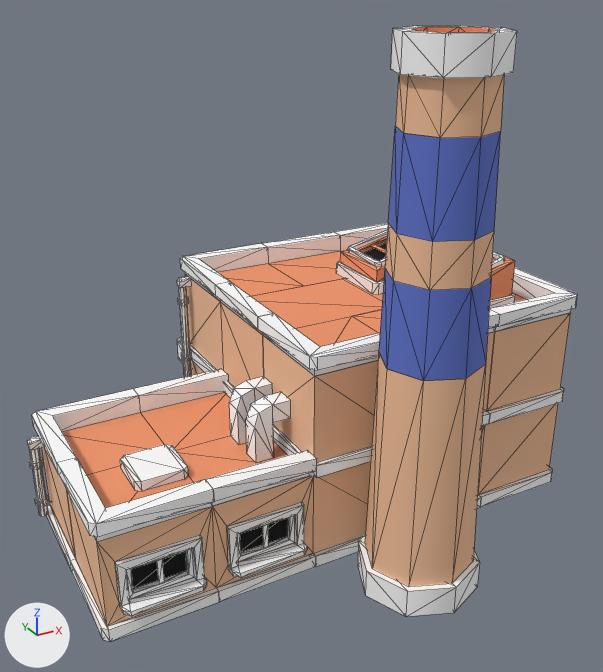
The glTF model assets/kenney/cityindustrial/building-l.glb as it was, and as the next commit left it.
One viewpoint serves both versions: a 50 mm lens placed at (-1.88, -2.93, 2.08), pointed at (-0.44, -0.31, 0.77). The axes (+X, +Y, +Z) are drawn at lower left. The lights are the same throughout. The older version comes first. Mesh edges are drawn as thin lines. Vertices at exactly the same position are counted once.

The scene before the commit, as lines of its bpy script (objects in view):
```python
me_building_l = bpy.data.meshes.new('building-l')
me_building_l.from_pydata(...)  # 1276 vertices, 1902 faces; spans x -1.46..0.62, y -1.16..0.71, z 0.0..1.92
me_building_l.materials.append(mat_colormap)
ob_building_l = bpy.data.objects.new('building-l', me_building_l)
ob_building_l.location = (0.0, 0.0, 0.0)
```
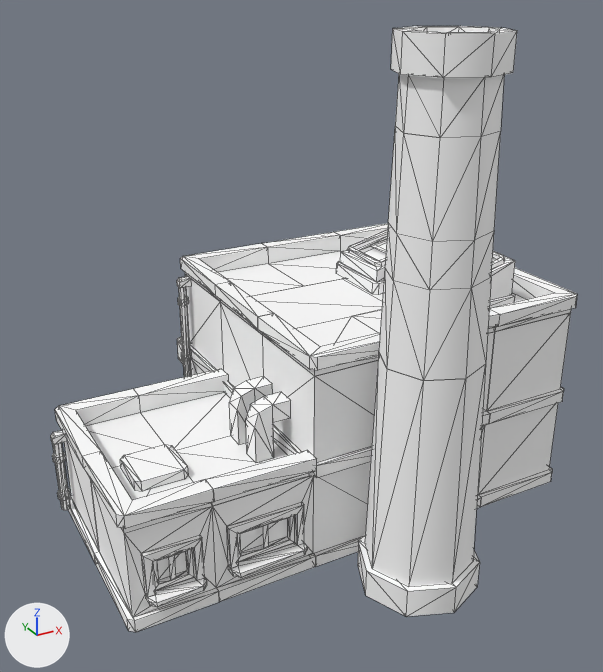
The newer file is also turned or shifted as a whole; pictures and numbers use the older file's frame.

Boxes [x1, y1, x2, y2] around the edits, measured in the pictures (603 x 672 px; the box of a moved part takes in the faces that stretch with it):
'building-l', reshaped
    before: [27, 26, 577, 641]
    after: [51, 26, 577, 632]
part 1 of me_building_l, moved or reshaped
    before: [29, 449, 48, 517]
    after: [53, 443, 70, 510]
part 2 of me_building_l, moved or reshaped
    before: [27, 436, 44, 451]
    after: [51, 430, 68, 445]
part 3 of me_building_l, moved or reshaped
    before: [29, 457, 43, 469]
    after: [52, 452, 66, 463]
part 4 of me_building_l, moved or reshaped
    before: [35, 495, 49, 507]
    after: [57, 488, 71, 500]
part 5 of me_building_l, moved or reshaped
    before: [32, 264, 571, 641]
    after: [55, 264, 571, 632]
part 6 of me_building_l, recoloured (lighter)
    before: [32, 26, 571, 641]
    after: [55, 26, 571, 632]

The change, as a list of edits to the scene's bpy script:
```text
Add mat_colormap_020:
    mat_colormap_020 = principled_material('colormap.020')
    mat_colormap_020.base_color = (1.0, 1.0, 1.0)  # white #ffffff
    mat_colormap_020.roughness = 1.0
Change me_building_l:
    used by ob_building_l; location = (0.0, 0.0, 0.0)
    remove me_building_l.from_pydata(...)  # 1276 vertices, 1902 faces; spans x -1.46..0.62, y -1.16..0.71, z 0.0..1.92
    add me_building_l.from_pydata(...)  # 1240 vertices, 1902 faces; spans x -1.37..0.62, y -1.16..0.71, z 0.0..1.92
    me_building_l part 1: the loose piece of 16 vertices spanning x -1.46..-1.42, y 0.04..0.07, z 0.05..0.36 is moved by (0.09, 0.0, 0.0), in mat_colormap_020 (white #ffffff)
    me_building_l part 2: the loose piece of 10 vertices spanning x -1.46..-1.4, y 0.04..0.07, z 0.36..0.4 is moved by (0.09, 0.0, 0.0), in mat_colormap_020 (white #ffffff)
    me_building_l part 3: the loose piece of 16 vertices spanning x -1.46..-1.41, y 0.03..0.08, z 0.28..0.31 is moved by (0.09, 0.0, 0.0), in mat_colormap_020 (white #ffffff)
    me_building_l part 4: the loose piece of 16 vertices spanning x -1.46..-1.41, y 0.03..0.08, z 0.1..0.13 is moved by (0.09, 0.0, 0.0), in mat_colormap_020 (white #ffffff)
    me_building_l part 5
    42 vertices are removed from x -1.32..0.62, y -0.71..0.53, z 0.0..0.88
    127 faces are deleted
    63 vertices in x -1.42..-1.3, y -0.75..0.13, z 0.0..0.48 move by (0.09, 0.0, 0.0)
    1 vertex moves from x -1.19, y -0.69, z 0.15 to x -1.15, y -0.69, z 0.15
    6 vertices are added at (-1.23, -0.69, 0.13), (-1.17, -0.69, 0.25), (-1.15, -0.69, 0.25), (-1.21, -0.67, 0.15), (-1.17, -0.69, 0.15), (-1.23, -0.69, 0.27)
    127 new faces join them
    me_building_l part 6: 1681 faces spanning x -1.33..0.62, y -1.16..0.71, z 0.0..1.92 switch from mat_colormap to mat_colormap_020 (white #ffffff)
```
